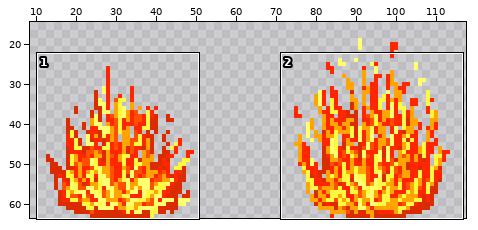
Sprite sheet: Monja/Assets/Image/Effect_Image/OnFire.png. The first picture is a wide view before the edit; the outline marks the close-up.
Close-up. The starting point:
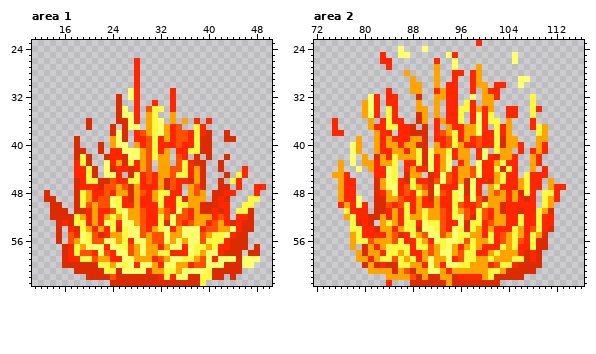
The file is 128x64 pixels. Shown: area 1: x 11..50, y 23..63; area 2: x 72..116, y 23..63. The wide view leaves out empty margins.
After the commit:
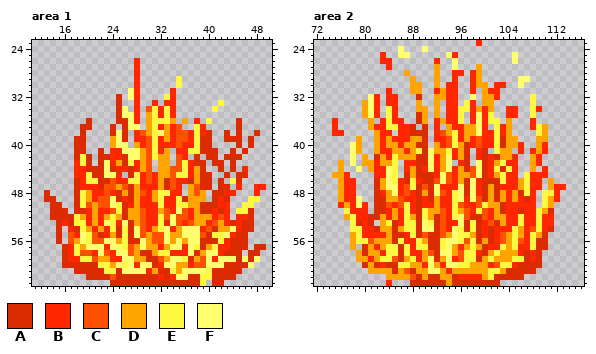
Palette (. is transparent): A #da2c00  B #ff2600  C #ff5000  D #ffa400  E #fff840  F #ffff6f
Diff:
Area 1:
Colour A now appears in row 36 at x 45; in row 37 at x 19 and 45; in row 38 at x 19, 45 and 48; in rows 39 to 40 at x 19, 45 and 47; in row 41 at x 41, 44 and 46; in row 42 at x 22, 41 and 44 to 45.
Colour A now appears in row 43 at x 22, 41 and 44; in row 44 at x 22 and 44; in row 45 at x 22 and 40; in rows 46 to 47 at x 40; in row 57 at x 49; in row 62 at x 43.
Colour A now appears in row 63 at x 41 to 42.
The author changed colour B to colour A in row 45 at x 46; in row 46 at x 45; in row 50 at x 26; in row 56 at x 27; in row 59 at x 31.
The author changed colour C to colour A in row 54 at x 41; in row 56 at x 39.
The author changed colour D to colour A in row 48 at x 25; in row 55 at x 25 and 40; in rows 58 to 59 at x 30; in row 60 at x 31; in row 61 at x 32.
The author changed colour E to colour A in row 44 at x 20; in row 45 at x 45; in row 49 at x 25; in row 56 at x 40 to 41; in row 57 at x 39; in row 58 at x 38.
The author changed colour E to colour A in row 59 at x 37; in rows 61 to 62 at x 33.
The author changed colour F to colour A in rows 51 to 52 at x 26; in rows 53 to 55 at x 27; in row 56 at x 28; in row 58 at x 29; in row 59 at x 47; in row 60 at x 46.
Colour B now appears in row 33 at x 33; in row 35 at x 32.
The author changed colour D to colour B in row 35 at x 34.
The author changed colour E to colour B in row 34 at x 32.
The author changed colour F to colour B in row 37 at x 32.
Colour E now appears in rows 29 to 30 at x 35; in row 32 at x 33; in row 33 at x 42; in row 34 at x 33 and 41; in rows 35 to 36 at x 33.
The author changed colour B to colour E in row 36 at x 40.
The author changed colour F to colour E in row 36 at x 32.
The edit erases colour A in row 40 at x 22.
Area 2:
Colour A now appears in row 45 at x 90; in rows 47 to 48 at x 100.
The author changed colour B to colour A in row 40 at x 97; in row 43 at x 100; in row 44 at x 89 and 100; in row 45 at x 100; in row 46 at x 90 and 100; in row 53 at x 89.
The author changed colour B to colour A in row 54 at x 85; in row 56 at x 91; in rows 57 to 58 at x 100.
The author changed colour C to colour A in row 48 at x 102; in rows 55 to 56 at x 85; in row 57 at x 91.
The author changed colour D to colour A in rows 41 to 44 at x 97; in row 45 at x 89; in row 46 at x 102; in row 47 at x 89; in row 49 at x 89 and 102; in rows 50 to 51 at x 89.
The author changed colour D to colour A in row 52 at x 89 and 92; in row 53 at x 85 and 102; in row 54 at x 99 and 101; in row 55 at x 89 and 99; in row 56 at x 99; in row 57 at x 92.
The author changed colour D to colour A in row 58 at x 86 and 92; in row 59 at x 92 and 99.
The author changed colour E to colour A in rows 42 to 43 at x 89; in row 47 at x 102; in row 48 at x 89; in row 52 at x 99; in row 53 at x 92 and 99; in row 54 at x 92.
The author changed colour E to colour A in rows 55 to 56 at x 101; in row 57 at x 86; in row 59 at x 86.
The author changed colour F to colour A in rows 41 to 42 at x 100; in row 55 at x 91 to 92; in row 56 at x 92.
